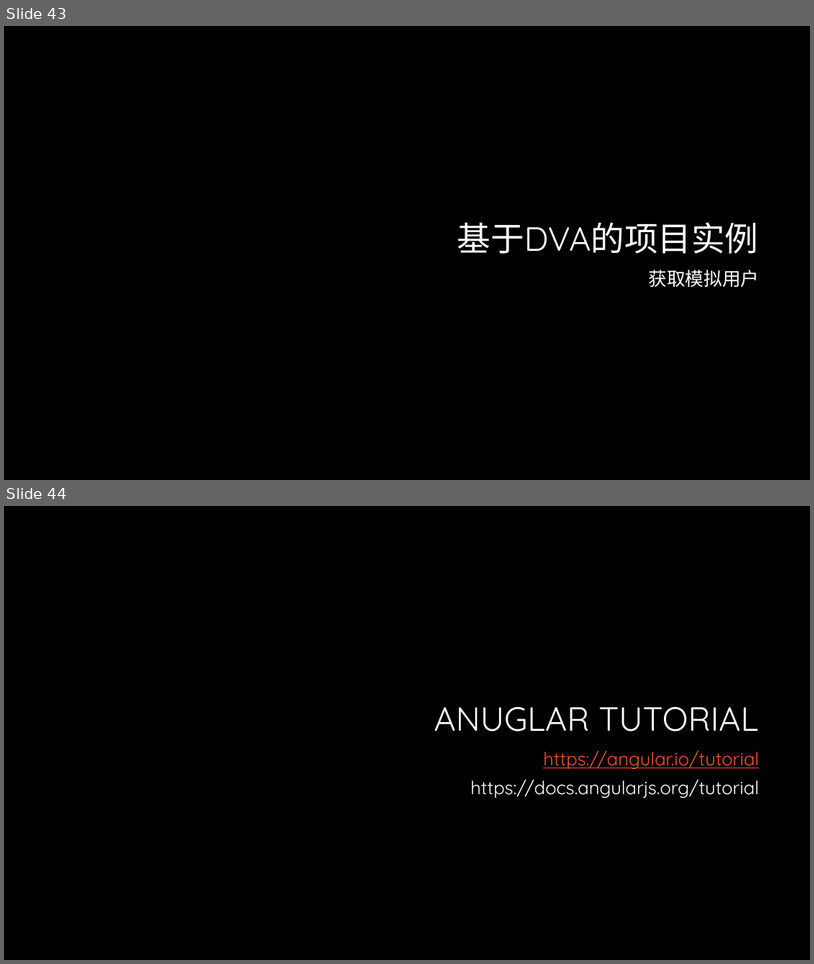
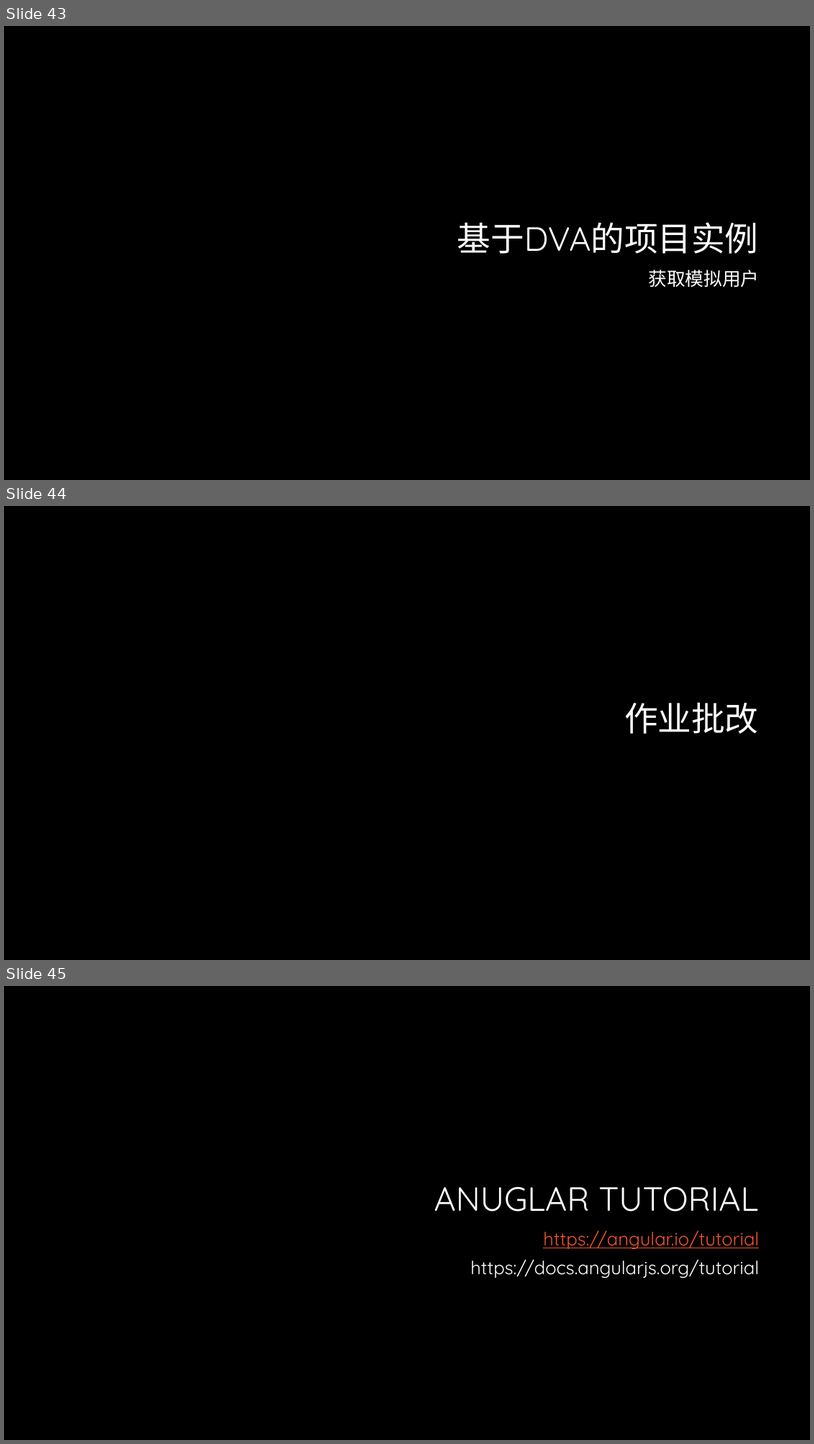
Before and after one commit to lee813/ECVFrontend, a slide deck: 前端课程.pptx. Shown one above the other, each under a label of ours: slides 43 and 44 before the commit, slides 43, 44 and 45 after it. The pictures are 814x964 and 814x1444 pixels, drawn with LibreOffice and Linux fonts; fonts in the diff are those of the drawing; background and template pictures are left out. Boxes give left, top, right and bottom in pixels: in the first picture for what was removed or moved away, otherwise in the second. Text is boxed around its words. In the diff, an @@ line names an element or a change of style, - is before the commit and + after.

```diff
--- a/前端课程.pptx
+++ b/前端课程.pptx
@@ slide 44 added at (4,506,810,960), background #000000 @@
@@ title added at (625,702,759,734), 40 pt, text #FFFFFF @@
+作业批改
@@ what was slide 44 is now slide 45 @@
```
Also in this commit, not shown: 2 slides changed, 1 other slide added.
